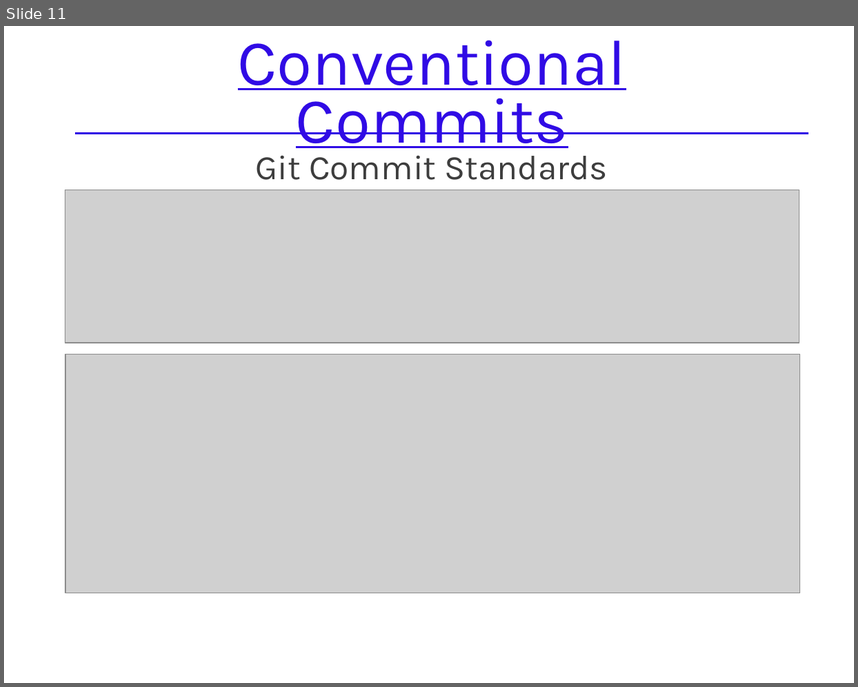
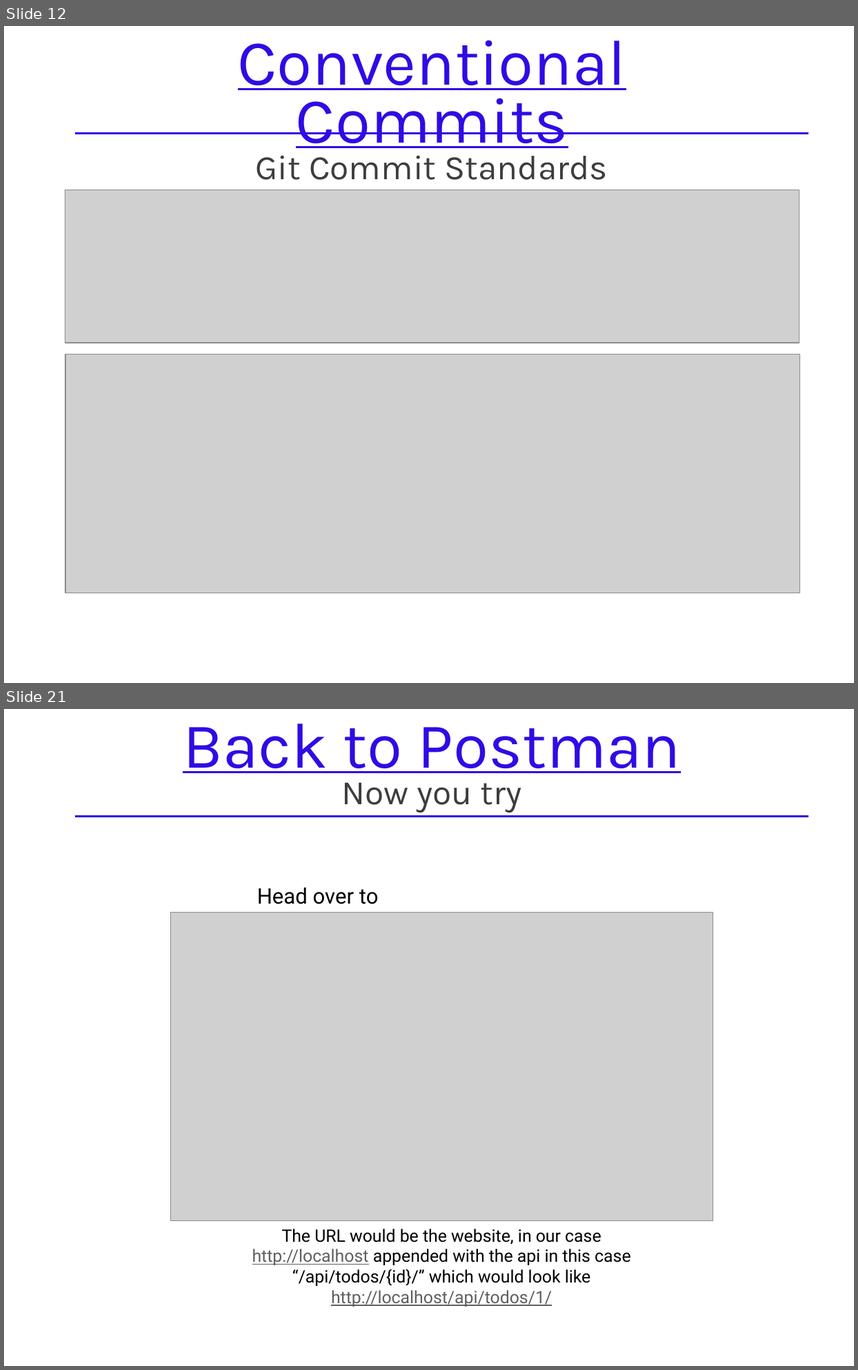
Before and after one commit to Atsukio/REST-API-Workshop, a slide deck: docs/REST API Workshop.pptx. Shown one above the other, each under a label of ours: slide 11 before the commit, slides 12 and 21 after it; the slides between them are not shown. The pictures are 858x687 and 858x1370 pixels, drawn with LibreOffice and Linux fonts; fonts in the diff are those of the drawing; grey boxes stand for pictures. Boxes give left, top, right and bottom in pixels: in the first picture for what was removed or moved away, otherwise in the second. Text is boxed around its words. In the diff, an @@ line names an element or a change of style, - is before the commit and + after.

Commit message:
docs: update powerpoint presentation

```diff
--- a/docs/REST API Workshop.pptx
+++ b/docs/REST API Workshop.pptx
@@ slide 21 added at [4, 709, 854, 1366], background #FFFFFF @@
@@ text added at [183, 723, 681, 812], 60 pt, text #300BE5, underline @@
+Back to Postman
+Now you try
@@ line added from (75, 817) to (809, 817), #300BE5 2 pt @@
@@ text added at [257, 887, 559, 913], 20.1 pt, text #5F5F5F, underline @@
+Head over to http://localhost:8000/api/docs/
@@ picture added at [171, 913, 713, 1220] @@
@@ text added at [252, 1229, 631, 1307], 16 pt, text #000000 @@
+The URL would be the website, in our case http://localhost appended with the api in this case “/api/todos/{id}/” which would look like http://localhost/api/todos/1/
@@ what was slide 11 is now slide 12 @@
```
Also in this commit, not shown: 1 slide changed, 12 other slides added.
